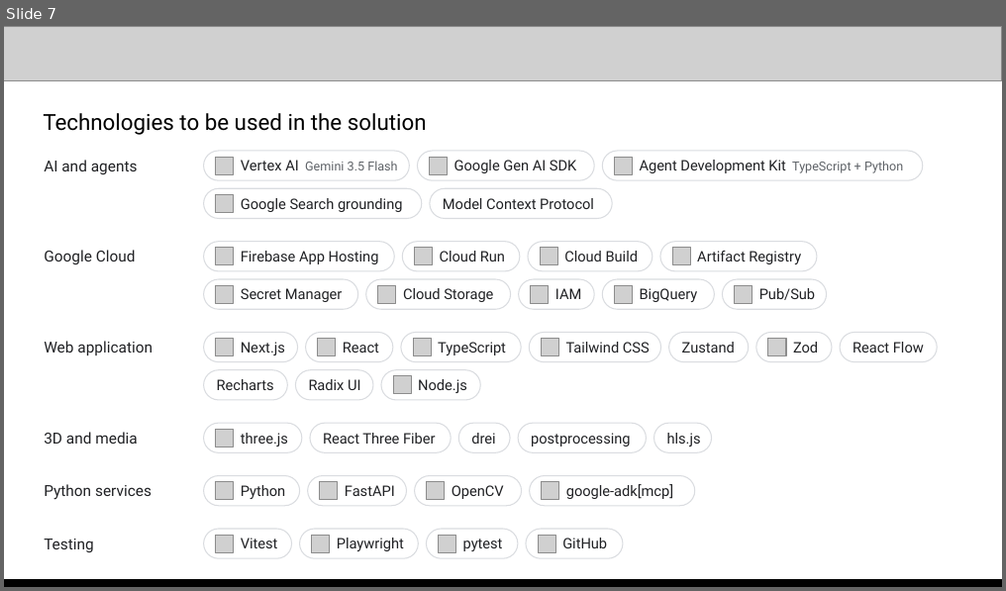
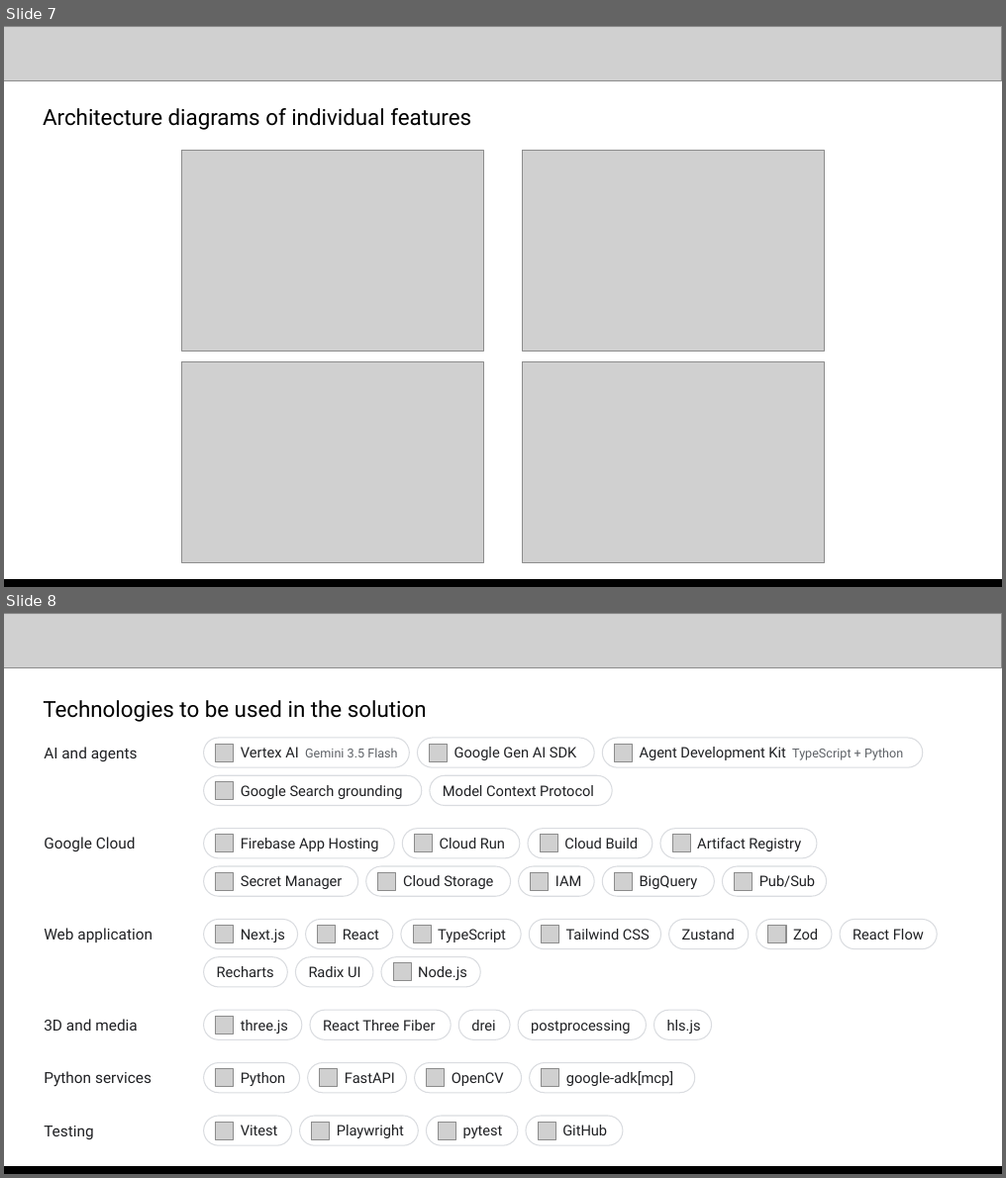
Before and after one commit to The-OWLabs/twin-forge-ai, a slide deck: docs/TwinForge_AI_Builder_Cup.pptx. Shown one above the other, each under a label of ours: slide 7 before the commit, slides 7 and 8 after it. The pictures are 1006x591 and 1006x1178 pixels, drawn with LibreOffice and Linux fonts; fonts in the diff are those of the drawing; grey boxes stand for pictures. Boxes give left, top, right and bottom in pixels: in the first picture for what was removed or moved away, otherwise in the second. Text is boxed around its words. In the diff, an @@ line names an element or a change of style, - is before the commit and + after.

Commit message:
docs: add Slide 7 with 4 individual feature architecture diagrams

```diff
--- a/docs/TwinForge_AI_Builder_Cup.pptx
+++ b/docs/TwinForge_AI_Builder_Cup.pptx
@@ slide 7 added at bbox=[4, 26, 1002, 587], background #FFFFFF @@
@@ picture added at bbox=[4, 26, 1002, 80] @@
@@ text added at bbox=[43, 108, 471, 130], 16 pt, text #000000 @@
+Architecture diagrams of individual features
@@ picture added at bbox=[181, 151, 483, 352] @@
@@ picture added at bbox=[523, 151, 825, 352] @@
@@ picture added at bbox=[181, 363, 483, 563] @@
@@ picture added at bbox=[523, 363, 825, 563] @@
@@ picture added at bbox=[4, 581, 1002, 587] @@
@@ rectangle added at bbox=[4, 579, 1002, 587], fill #000000 @@
@@ what was slide 7 is now slide 8 @@
```
Also in this commit, not shown: 4 other files.
